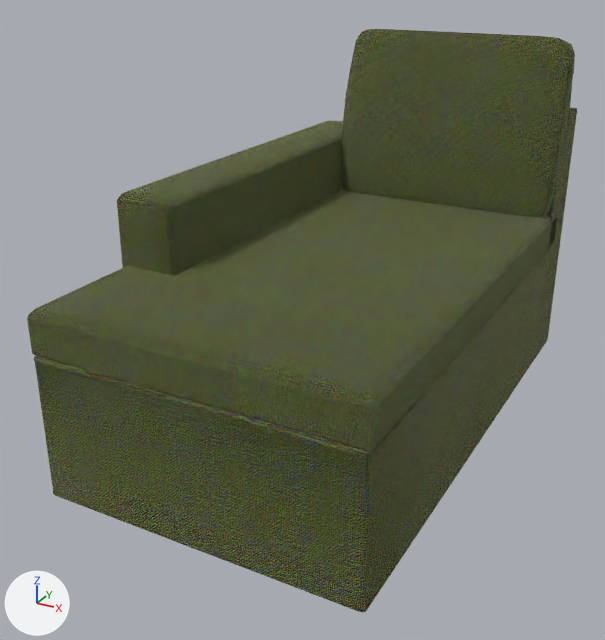
The glTF model models/sofas/sofa1/components/chaiseR.gltf, before and after one commit.
The view is the same before and after, from a 50 mm camera at (76.0, -196.6, 106.3) aimed at (-12.0, -36.7, 26.3). Lighting does not change. The marker at lower left points along +X, +Y and +Z. Where no turn or scale is listed for an object, it has been applied to the vertices.

Objects in the first picture: 'BottomR', 'ChaiseSeatR', 'Sweep', 'back.1', 'c_armrestR', 'pillow'.
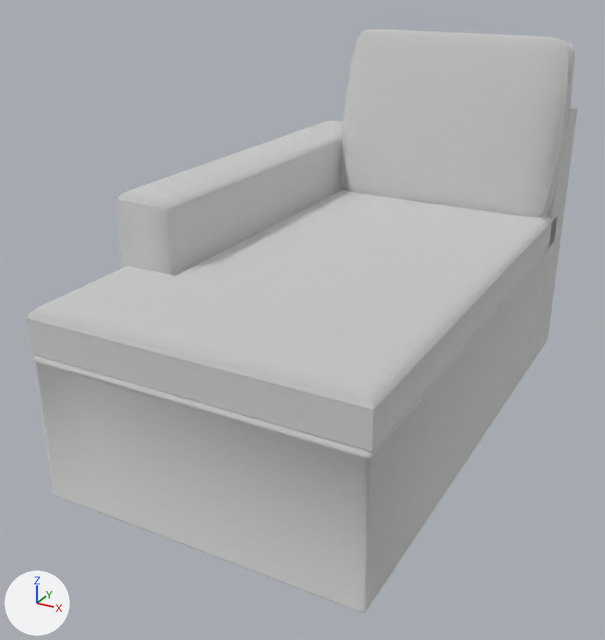
The newer file is also rescaled (x0.01), turned or shifted as a whole; pictures and numbers use the older file's frame.

Boxes [x1, y1, x2, y2] around the edits, measured in the pictures (605 x 640 px):
'ChaiseSeatR', surface changed (green to grey)
    both: [27, 189, 558, 452]
'BottomR', surface changed (green to grey)
    both: [34, 251, 548, 612]
'pillow', surface changed (green to grey)
    both: [342, 30, 575, 217]
'c_armrestR', surface changed (green to grey)
    both: [117, 121, 344, 276]
'back.1', surface changed (green to grey)
    both: [535, 108, 577, 358]
'Sweep', surface changed
    both: [341, 29, 572, 217]

The change, as a list of edits to the scene's bpy script:
```text
Change img_image_0:
    img_image_0: load_image('Image_0', '_unpacked/Image_0', 1024, 1024, 'sRGB') -> load_image('Image_0', '_unpacked/Image_0', 850, 850, 'Non-Color')
Change mat_sofa:
    remove n2 = _N.new('ShaderNodeMix'); n2.name = 'Mix'
    remove n2.data_type = 'RGBA'
    remove n2.blend_type = 'MULTIPLY'
    remove n2.inputs[0].default_value = 1.0  # 'Factor'
    remove n2.inputs[7].default_value = (0.8, 0.8, 0.8, 1.0)  # 'B', white #e7e7e7
    remove n3 = _N.new('ShaderNodeTexImage'); n3.name = 'Image Texture'
    remove n3.image = img_image_0
    remove n5 = _N.new('ShaderNodeTexImage'); n5.name = 'Image Texture.001'
    remove n5.image = img_image_1
    add n3 = _N.new('ShaderNodeTexImage'); n3.name = 'Image Texture'
    add n3.image = img_image_0
    where n0 = _N.new('ShaderNodeBsdfPrincipled'); n0.name = 'Principled BSDF'
    remove _L.new(n2.outputs[2], n0.inputs[0])  # 'Result' to 'Base Color'
    remove _L.new(n3.outputs[0], n2.inputs[6])  # 'Color' to 'A'
    where n4 = _N.new('ShaderNodeNormalMap'); n4.name = 'Normal Map'
    remove _L.new(n5.outputs[0], n4.inputs[1])  # 'Color' to 'Color'
    add _L.new(n3.outputs[0], n4.inputs[1])  # 'Color' to 'Color'
```
